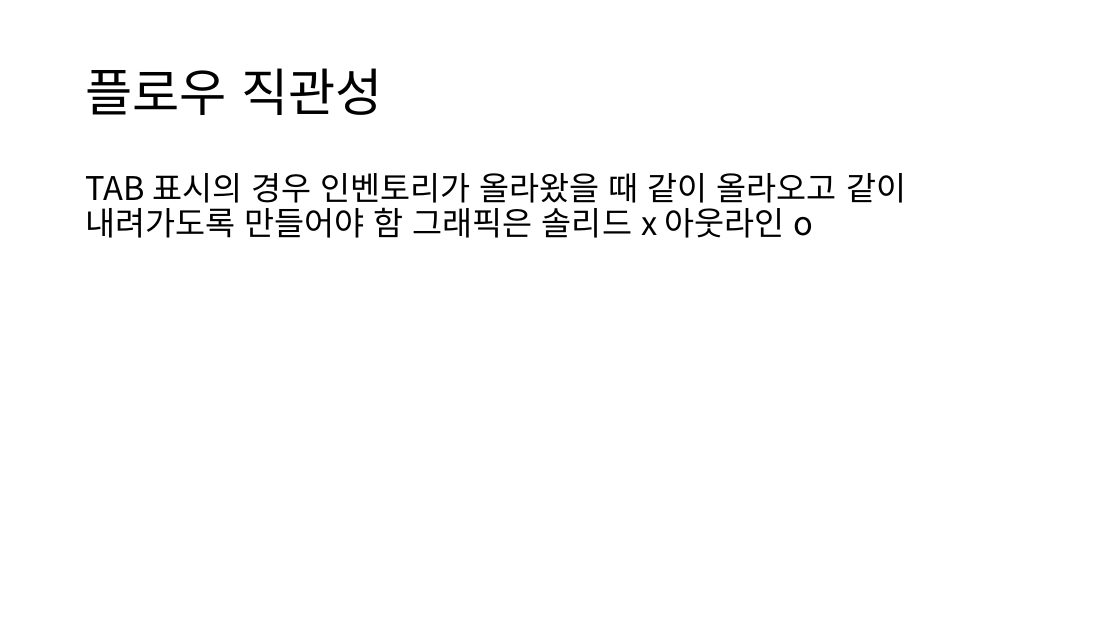
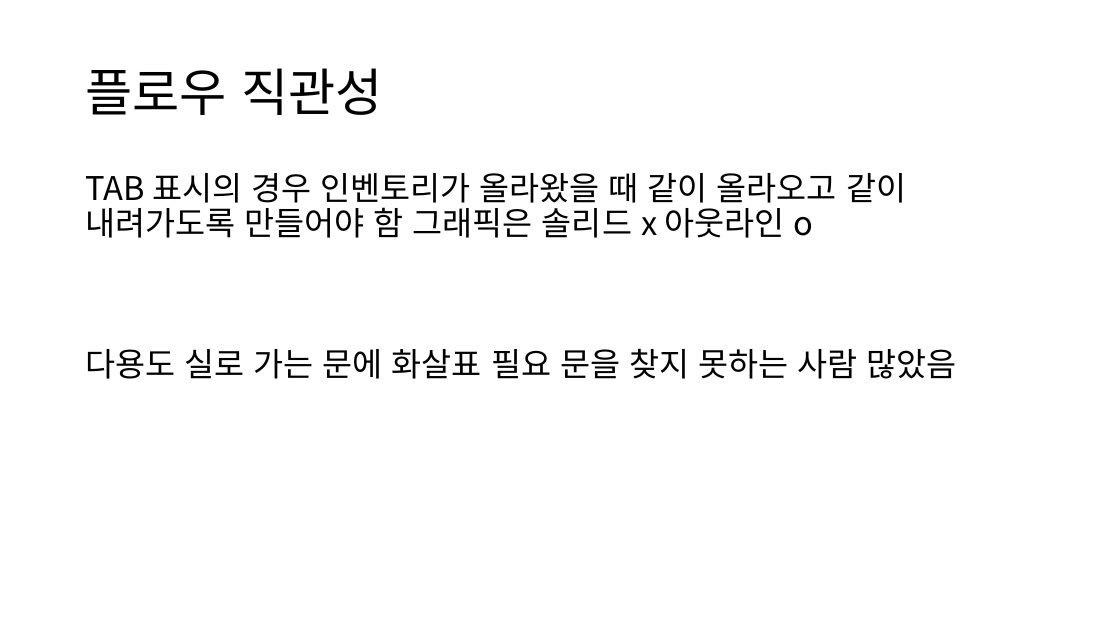
Before and after one commit to KuroAru/newCapstone, a slide deck: slide 3 of 기획서/현재 플로우 직관성 + 맵 제작.pptx. Drawn at 1120x630 pixels with LibreOffice and Linux fonts; fonts in the diff are those of the drawing. Boxes give left, top, right and bottom in pixels: in the first picture for what was removed or moved away, otherwise in the second. Text is boxed around its words. In the diff, an @@ line names an element or a change of style, - is before the commit and + after.

```diff
--- a/기획서/현재 플로우 직관성 + 맵 제작.pptx
+++ b/기획서/현재 플로우 직관성 + 맵 제작.pptx
@@ text at [85, 349, 957, 379]: paragraph added @@
+다용도 실로 가는 문에 화살표 필요 문을 찾지 못하는 사람 많았음
```
Also in this commit, not shown: 1 slide removed.
